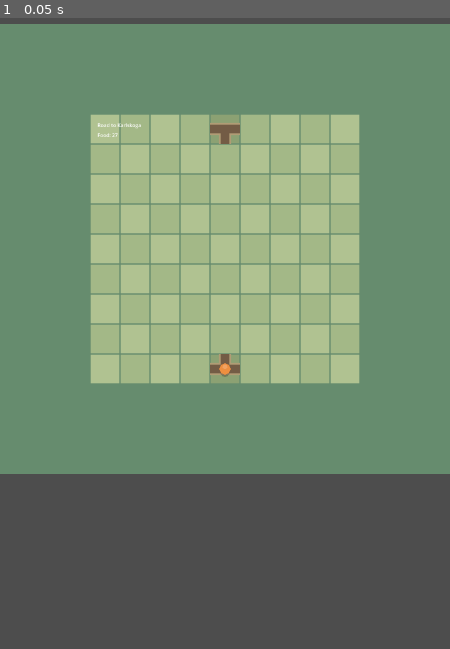
Above: before the commit, frame 1.
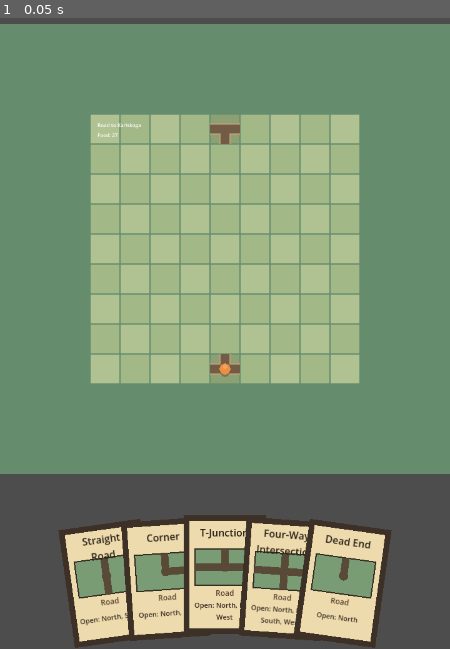
Above: after the commit, the same moment.

Repository: Reicher/The-Road-North
Game: Godot game, scene res://scenes/main.tscn
The game is run twice, just before and just after one commit, with the same random seed, the same clock (stepped at 60 frames per second) and the same inputs.
Inputs:
- Up to frame 1 (0.05 s): no input

The runs differ from the first frame. In frame 1, 13% of the frame differs, in the area x 12-88%, y 78-100%.

Commit message:
Add hand UI to the level scene

Diff:
--- a/levels/level_001.tscn
+++ b/levels/level_001.tscn
@@ -1,8 +1,9 @@
-[gd_scene load_steps=5 format=3]
+[gd_scene load_steps=6 format=3]
 
 [ext_resource type="Script" path="res://scripts/map.gd" id="1_ab4jp"]
 [ext_resource type="Script" path="res://scripts/map_camera.gd" id="2_u2vaw"]
 [ext_resource type="Script" path="res://scripts/roads.gd" id="2_vxv7f"]
+[ext_resource type="Script" path="res://scripts/hand_ui.gd" id="4_0v6l3"]
 [ext_resource type="PackedScene" path="res://scenes/player.tscn" id="4_3xm24"]
 
 [node name="Level" type="Node2D"]
@@ -36,3 +37,13 @@
 offset_right = 296.0
 offset_bottom = 82.0
 text = "Food: 27"
+
+[node name="UI" type="CanvasLayer" parent="."]
+
+[node name="Hand" type="Control" parent="UI"]
+anchors_preset = 15
+anchor_right = 1.0
+anchor_bottom = 1.0
+grow_horizontal = 2
+grow_vertical = 2
+script = ExtResource("4_0v6l3")
--- /dev/null
+++ b/scripts/card_view.gd
@@ -0,0 +1,213 @@
+class_name CardView
+extends Control
+
+signal focus_requested(card: CardView)
+signal use_requested(card: CardView)
+
+@export var title := "Card":
+	set(value):
+		title = value
+		_refresh_text()
+		queue_redraw()
+
+@export var category := "Road":
+	set(value):
+		category = value
+		_refresh_text()
+		queue_redraw()
+
+@export var detail := "":
+	set(value):
+		detail = value
+		_refresh_text()
+
+@export var tile_definition: Resource:
+	set(value):
+		tile_definition = value
+		if tile_definition != null and title == "Card":
+			title = str(tile_definition.get("display_name"))
+		queue_redraw()
+
+@export var focused := false:
+	set(value):
+		focused = value
+		_refresh_focus()
+
+@export var card_color := Color(0.93, 0.86, 0.68):
+	set(value):
+		card_color = value
+		queue_redraw()
+
+@export var card_border_color := Color(0.24, 0.19, 0.15):
+	set(value):
+		card_border_color = value
+		queue_redraw()
+
+var _title_label: Label
+var _category_label: Label
+var _detail_label: Label
+var _use_button: Button
+var _children_built := false
+
+
+func _ready() -> void:
+	if custom_minimum_size == Vector2.ZERO:
+		custom_minimum_size = Vector2(132.0, 190.0)
+	if size == Vector2.ZERO:
+		size = custom_minimum_size
+	pivot_offset = size * 0.5
+	mouse_filter = Control.MOUSE_FILTER_STOP
+	_ensure_children()
+	_refresh_text()
+	_refresh_focus()
+
+
+func _draw() -> void:
+	var rect := Rect2(Vector2.ZERO, size)
+	var inner_rect := rect.grow(-8.0)
+	draw_rect(rect, card_border_color, true)
+	draw_rect(inner_rect, card_color, true)
+	draw_rect(inner_rect, card_border_color, false, 2.0)
+
+	var art_rect := Rect2(Vector2(18.0, 54.0), Vector2(size.x - 36.0, 58.0))
+	draw_rect(art_rect, Color(0.48, 0.61, 0.46), true)
+	draw_rect(art_rect, card_border_color.darkened(0.12), false, 2.0)
+	_draw_card_symbol(art_rect)
+
+	if focused:
+		draw_rect(rect.grow(-2.0), Color(1.0, 0.96, 0.64), false, 4.0)
+
+
+func _gui_input(event: InputEvent) -> void:
+	if event is InputEventMouseButton and event.button_index == MOUSE_BUTTON_LEFT and event.pressed:
+		focus_requested.emit(self)
+		accept_event()
+	elif event is InputEventScreenTouch and event.pressed:
+		focus_requested.emit(self)
+		accept_event()
+
+
+func configure(card_data: Dictionary) -> void:
+	_ensure_children()
+	tile_definition = card_data.get("tile_definition")
+	title = str(card_data.get("title", _title_from_definition()))
+	category = str(card_data.get("category", "Road"))
+	detail = str(card_data.get("detail", _detail_from_definition()))
+	card_color = card_data.get("card_color", card_color)
+
+
+func set_focused(value: bool) -> void:
+	focused = value
+
+
+func _ensure_children() -> void:
+	if _children_built:
+		return
+	_children_built = true
+
+	_title_label = Label.new()
+	_title_label.horizontal_alignment = HORIZONTAL_ALIGNMENT_CENTER
+	_title_label.vertical_alignment = VERTICAL_ALIGNMENT_CENTER
+	_title_label.autowrap_mode = TextServer.AUTOWRAP_WORD_SMART
+	_title_label.add_theme_font_size_override("font_size", 16)
+	_title_label.add_theme_color_override("font_color", Color(0.16, 0.12, 0.09))
+	_title_label.set_anchors_and_offsets_preset(Control.PRESET_TOP_WIDE)
+	_title_label.offset_left = 14.0
+	_title_label.offset_top = 12.0
+	_title_label.offset_right = -14.0
+	_title_label.offset_bottom = 44.0
+	add_child(_title_label)
+
+	_category_label = Label.new()
+	_category_label.horizontal_alignment = HORIZONTAL_ALIGNMENT_CENTER
+	_category_label.add_theme_font_size_override("font_size", 12)
+	_category_label.add_theme_color_override("font_color", Color(0.34, 0.25, 0.18))
+	_category_label.set_anchors_and_offsets_preset(Control.PRESET_TOP_WIDE)
+	_category_label.offset_left = 16.0
+	_category_label.offset_top = 116.0
+	_category_label.offset_right = -16.0
+	_category_label.offset_bottom = 136.0
+	add_child(_category_label)
+
+	_detail_label = Label.new()
+	_detail_label.horizontal_alignment = HORIZONTAL_ALIGNMENT_CENTER
+	_detail_label.vertical_alignment = VERTICAL_ALIGNMENT_CENTER
+	_detail_label.autowrap_mode = TextServer.AUTOWRAP_WORD_SMART
+	_detail_label.add_theme_font_size_override("font_size", 11)
+	_detail_label.add_theme_color_override("font_color", Color(0.22, 0.17, 0.13))
+	_detail_label.set_anchors_and_offsets_preset(Control.PRESET_TOP_WIDE)
+	_detail_label.offset_left = 14.0
+	_detail_label.offset_top = 136.0
+	_detail_label.offset_right = -14.0
+	_detail_label.offset_bottom = 164.0
+	add_child(_detail_label)
+
+	_use_button = Button.new()
+	_use_button.name = "UseButton"
+	_use_button.text = "Use"
+	_use_button.focus_mode = Control.FOCUS_NONE
+	_use_button.set_anchors_and_offsets_preset(Control.PRESET_BOTTOM_WIDE)
+	_use_button.offset_left = 22.0
+	_use_button.offset_top = -42.0
+	_use_button.offset_right = -22.0
+	_use_button.offset_bottom = -12.0
+	_use_button.pressed.connect(_on_use_button_pressed)
+	add_child(_use_button)
+
+
+func _refresh_text() -> void:
+	if _title_label != null:
+		_title_label.text = title
+	if _category_label != null:
+		_category_label.text = category
+	if _detail_label != null:
+		_detail_label.text = detail
+
+
+func _refresh_focus() -> void:
+	if _use_button != null:
+		_use_button.visible = focused
+	queue_redraw()
+
+
+func _on_use_button_pressed() -> void:
+	use_requested.emit(self)
+
+
+func _title_from_definition() -> String:
+	if tile_definition == null:
+		return title
+	return str(tile_definition.get("display_name"))
+
+
+func _detail_from_definition() -> String:
+	if tile_definition == null or not tile_definition.has_method("get_base_openings"):
+		return detail
+
+	var openings: Dictionary = tile_definition.get_base_openings()
+	var names: Array[String] = []
+	for direction_name in TileDefinition.DIRECTION_NAMES:
+		if openings.get(direction_name, false) == true:
+			names.append(direction_name.capitalize())
+	return "Open: %s" % ", ".join(names)
+
+
+func _draw_card_symbol(art_rect: Rect2) -> void:
+	if tile_definition == null or not tile_definition.has_method("get_base_openings"):
+		draw_circle(art_rect.get_center(), minf(art_rect.size.x, art_rect.size.y) * 0.25, Color(0.31, 0.36, 0.27))
+		return
+
+	var openings: Dictionary = tile_definition.get_base_openings()
+	var center := art_rect.get_center()
+	var road_width := 12.0
+	var road_color := Color(0.35, 0.29, 0.22)
+
+	if openings.get("north", false) == true:
+		draw_rect(Rect2(Vector2(center.x - road_width * 0.5, art_rect.position.y), Vector2(road_width, art_rect.size.y * 0.5)), road_color, true)
+	if openings.get("east", false) == true:
+		draw_rect(Rect2(Vector2(center.x, center.y - road_width * 0.5), Vector2(art_rect.size.x * 0.5, road_width)), road_color, true)
+	if openings.get("south", false) == true:
+		draw_rect(Rect2(Vector2(center.x - road_width * 0.5, center.y), Vector2(road_width, art_rect.size.y * 0.5)), road_color, true)
+	if openings.get("west", false) == true:
+		draw_rect(Rect2(Vector2(art_rect.position.x, center.y - road_width * 0.5), Vector2(art_rect.size.x * 0.5, road_width)), road_color, true)
+	draw_circle(center, road_width * 0.62, road_color)
--- /dev/null
+++ b/scripts/hand_ui.gd
@@ -0,0 +1,207 @@
+class_name HandUI
+extends Control
+
+signal card_focused(card: CardView)
+signal card_unfocused
+signal card_use_requested(card: CardView)
+
+@export var card_scene: PackedScene = preload("res://ui/card.tscn")
+@export var demo_cards_enabled := true
+@export var card_size := Vector2(132.0, 190.0)
+@export var bottom_margin := 24.0
+@export_range(0.0, 1.0, 0.01) var focused_lift_ratio := 0.28
+@export var focused_scale := 1.16
+@export var arc_depth := 28.0
+@export var preferred_spacing := 94.0
+@export var minimum_spacing := 48.0
+@export var focused_side_shift := 30.0
+@export var layout_duration := 0.14
+
+var cards: Array[CardView] = []
+var focused_index := -1
+
+var _layout_tween: Tween
+var _ready_completed := false
+
+
+func _ready() -> void:
+	if _ready_completed:
+		return
+	_ready_completed = true
+	mouse_filter = Control.MOUSE_FILTER_PASS
+	resized.connect(_on_resized)
+	if demo_cards_enabled and cards.is_empty():
+		set_cards(_make_demo_cards())
+	else:
+		_layout_cards(false)
+
+
+func _gui_input(event: InputEvent) -> void:
+	if event is InputEventMouseButton and event.button_index == MOUSE_BUTTON_LEFT and event.pressed:
+		if not _is_canvas_position_over_card(get_global_transform_with_canvas() * event.position):
+			clear_focus()
+	elif event is InputEventScreenTouch and event.pressed:
+		if not _is_canvas_position_over_card(get_global_transform_with_canvas() * event.position):
+			clear_focus()
+
+
+func set_cards(card_data_list: Array) -> void:
+	for card in cards:
+		card.queue_free()
+	cards.clear()
+	focused_index = -1
+
+	for card_data in card_data_list:
+		add_card(card_data, false)
+
+	_layout_cards(false)
+
+
+func add_card(card_data: Dictionary, animate := true) -> CardView:
+	var card := card_scene.instantiate() as CardView
+	card.custom_minimum_size = card_size
+	card.size = card_size
+	card.pivot_offset = card_size * 0.5
+	card.configure(card_data)
+	card.focus_requested.connect(_on_card_focus_requested)
+	card.use_requested.connect(_on_card_use_requested)
+	add_child(card)
+	cards.append(card)
+	_layout_cards(animate)
+	return card
+
+
+func clear_focus() -> void:
+	if focused_index == -1:
+		return
+
+	focused_index = -1
+	for card in cards:
+		card.set_focused(false)
+	card_unfocused.emit()
+	_layout_cards()
+
+
+func focus_card(card: CardView) -> void:
+	var index := cards.find(card)
+	if index == -1:
+		return
+
+	focused_index = index
+	for card_index in cards.size():
+		cards[card_index].set_focused(card_index == focused_index)
+	card_focused.emit(card)
+	_layout_cards()
+
+
+func get_focused_card() -> CardView:
+	if focused_index < 0 or focused_index >= cards.size():
+		return null
+	return cards[focused_index]
+
+
+func get_card_spacing() -> float:
+	var count := cards.size()
+	if count <= 1:
+		return 0.0
+
+	var available_width := _available_width()
+	var max_spacing := (available_width - card_size.x) / float(count - 1)
+	return clampf(max_spacing, minimum_spacing, preferred_spacing)
+
+
+func _layout_cards(animated := true) -> void:
+	if _layout_tween != null:
+		_layout_tween.kill()
+		_layout_tween = null
+
+	if cards.is_empty():
+		return
+
+	var spacing := get_card_spacing()
+	var count := cards.size()
+	var hand_width := card_size.x + spacing * float(count - 1)
+	var start_x := (_available_width() - hand_width) * 0.5
+	var base_y := _available_height() - card_size.y - bottom_margin
+
+	if animated and layout_duration > 0.0:
+		_layout_tween = create_tween()
+		_layout_tween.set_parallel(true)
+
+	for index in count:
+		var card := cards[index]
+		var center_offset := float(index) - float(count - 1) * 0.5
+		var target_position := Vector2(start_x + spacing * index, base_y + absf(center_offset) * arc_depth / maxf(1.0, float(count - 1)))
+		var target_rotation := deg_to_rad(center_offset * 4.0)
+		var target_scale := Vector2.ONE
+		var target_z := index
+
+		if index == focused_index:
+			target_position += Vector2.UP.rotated(target_rotation) * card_size.y * focused_lift_ratio
+			target_scale = Vector2.ONE * focused_scale
+			target_z = 100
+		elif focused_index != -1:
+			var direction := signf(float(index - focused_index))
+			var distance_from_focus := absf(float(index - focused_index))
+			target_position.x += direction * focused_side_shift / distance_from_focus
+
+		card.z_index = target_z
+		if animated and layout_duration > 0.0:
+			_layout_tween.tween_property(card, "position", target_position, layout_duration)
+			_layout_tween.tween_property(card, "rotation", target_rotation, layout_duration)
+			_layout_tween.tween_property(card, "scale", target_scale, layout_duration)
+		else:
+			card.position = target_position
+			card.rotation = target_rotation
+			card.scale = target_scale
+
+
+func _on_card_focus_requested(card: CardView) -> void:
+	focus_card(card)
+
+
+func _on_card_use_requested(card: CardView) -> void:
+	if card != get_focused_card():
+		return
+	card_use_requested.emit(card)
+
+
+func _on_resized() -> void:
+	_layout_cards(false)
+
+
+func _available_width() -> float:
+	if size.x > 0.0:
+		return size.x
+	return get_viewport_rect().size.x
+
+
+func _available_height() -> float:
+	if size.y > 0.0:
+		return size.y
+	return get_viewport_rect().size.y
+
+
+func _is_canvas_position_over_card(canvas_position: Vector2) -> bool:
+	for card in cards:
+		var local_position := card.get_global_transform_with_canvas().affine_inverse() * canvas_position
+		if Rect2(Vector2.ZERO, card.size).has_point(local_position):
+			return true
+	return false
+
+
+func _make_demo_cards() -> Array[Dictionary]:
+	var definitions: Array[Resource] = [
+		preload("res://data/road_straight.tres"),
+		preload("res://data/road_corner.tres"),
+		preload("res://data/road_t_junction.tres"),
+		preload("res://data/road_four_way.tres"),
+		preload("res://data/road_dead_end.tres"),
+	]
+	var hand: Array[Dictionary] = []
+	for definition in definitions:
+		hand.append({
+			"category": "Road",
+			"tile_definition": definition,
+		})
+	return hand
--- /dev/null
+++ b/tests/test_hand.gd
@@ -0,0 +1,57 @@
+extends SceneTree
+
+const HAND_SCRIPT := preload("res://scripts/hand_ui.gd")
+const STRAIGHT := preload("res://data/road_straight.tres")
+const CORNER := preload("res://data/road_corner.tres")
+const T_JUNCTION := preload("res://data/road_t_junction.tres")
+const FOUR_WAY := preload("res://data/road_four_way.tres")
+const DEAD_END := preload("res://data/road_dead_end.tres")
+
+
+func _initialize() -> void:
+	var root := Control.new()
+	root.size = Vector2(360.0, 640.0)
+	get_root().add_child(root)
+
+	var hand = HAND_SCRIPT.new()
+	hand.demo_cards_enabled = false
+	hand.layout_duration = 0.0
+	hand.size = root.size
+	root.add_child(hand)
+	hand.set_cards([
+		{"category": "Road", "tile_definition": STRAIGHT},
+		{"category": "Road", "tile_definition": CORNER},
+		{"category": "Road", "tile_definition": T_JUNCTION},
+		{"category": "Road", "tile_definition": FOUR_WAY},
+		{"category": "Road", "tile_definition": DEAD_END},
+	])
+
+	_assert(hand.cards.size() == 5, "Expected hand to display five cards")
+	_assert(hand.get_card_spacing() < hand.preferred_spacing, "Expected mobile-width hand spacing to compress")
+	for card in hand.cards:
+		_assert(card.position.x >= 0.0, "Expected cards to stay inside the left screen edge")
+		_assert(card.position.x + card.size.x <= root.size.x, "Expected cards to stay inside the right screen edge")
+		_assert(not card.focused, "Expected cards to start unfocused")
+
+	var focused_card = hand.cards[2]
+	hand.call("focus_card", focused_card)
+	_assert(hand.call("get_focused_card") == focused_card, "Expected tapped card to become focused")
+	_assert(focused_card.focused, "Expected focused card state to update")
+	_assert(focused_card.get_node("UseButton").visible, "Expected Use button to appear only on focused card")
+	_assert(not hand.cards[1].get_node("UseButton").visible, "Expected Use button to stay hidden on unfocused cards")
+	_assert(focused_card.position.y < hand.cards[1].position.y, "Expected focused card to lift above surrounding cards")
+	_assert(hand.cards[1].position.y <= hand.cards[0].position.y, "Expected neighboring cards to keep the hand arc height")
+	_assert(hand.cards[3].position.y <= hand.cards[4].position.y, "Expected neighboring cards to keep the hand arc height")
+
+	hand.clear_focus()
+	_assert(hand.call("get_focused_card") == null, "Expected clear_focus to remove the selected card")
+	_assert(not focused_card.get_node("UseButton").visible, "Expected Use button to hide when card is unfocused")
+
+	quit()
+
+
+func _assert(condition: bool, message: String) -> void:
+	if condition:
+		return
+	push_error(message)
+	quit(1)
--- /dev/null
+++ b/ui/card.tscn
@@ -0,0 +1,11 @@
+[gd_scene load_steps=2 format=3]
+
+[ext_resource type="Script" path="res://scripts/card_view.gd" id="1_h3x6f"]
+
+[node name="Card" type="Control"]
+custom_minimum_size = Vector2(132, 190)
+layout_mode = 3
+anchors_preset = 0
+offset_right = 132.0
+offset_bottom = 190.0
+script = ExtResource("1_h3x6f")
Not shown, added: scripts/card_view.gd.uid
Not shown, added: scripts/hand_ui.gd.uid
Not shown, added: tests/test_hand.gd.uid
